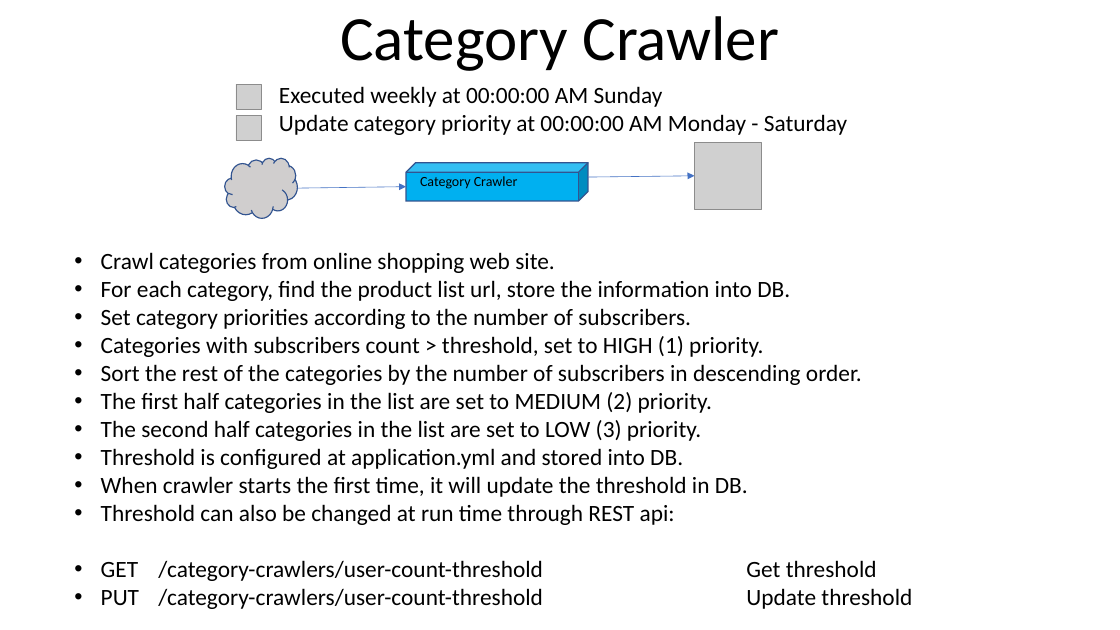
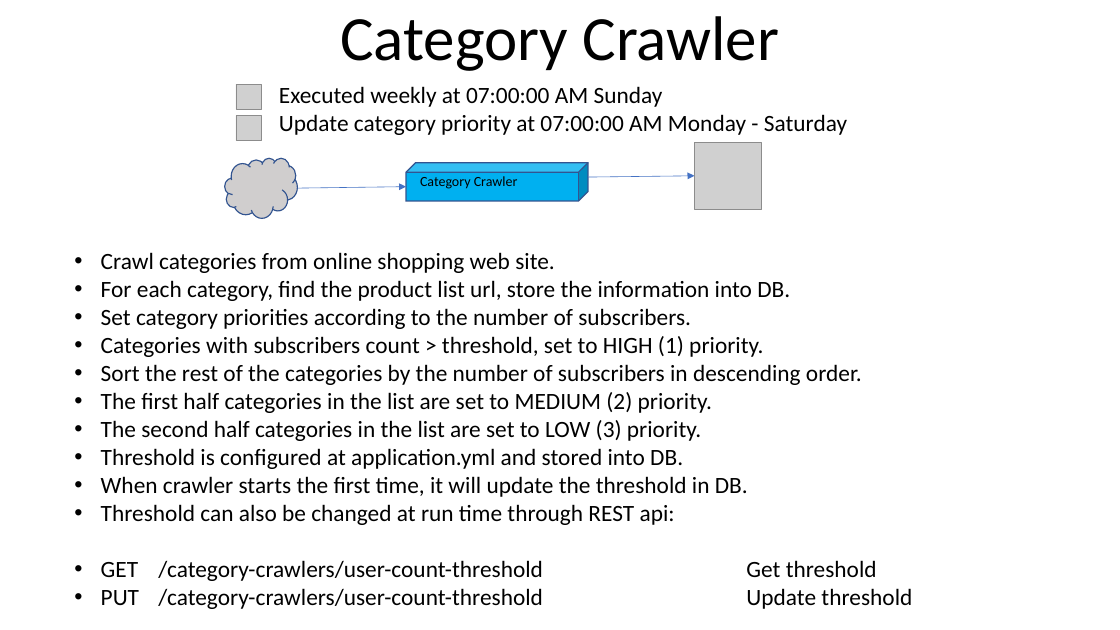
Before and after one commit to youhusky/price-monitoring-system, a slide deck: slide 6 of PriceMonitoringDesign.pptx. Drawn at 1120x630 pixels with LibreOffice and Linux fonts; fonts in the diff are those of the drawing; grey boxes stand for pictures. Boxes give left, top, right and bottom in pixels: in the first picture for what was removed or moved away, otherwise in the second. Text is boxed around its words. In the diff, an @@ line names an element or a change of style, - is before the commit and + after.

Commit message:
Change schedule of crawlers

```diff
--- a/PriceMonitoringDesign.pptx
+++ b/PriceMonitoringDesign.pptx
@@ subtitle at bbox=[279, 86, 663, 107]: text changed @@
-Executed weekly at 00:00:00 AM Sunday
+Executed weekly at 07:00:00 AM Sunday
@@ text at bbox=[279, 114, 847, 135]: text changed @@
-Update category priority at 00:00:00 AM Monday - Saturday
+Update category priority at 07:00:00 AM Monday - Saturday
```
Also in this commit, not shown: 1 other slide changed, 2 other files.
